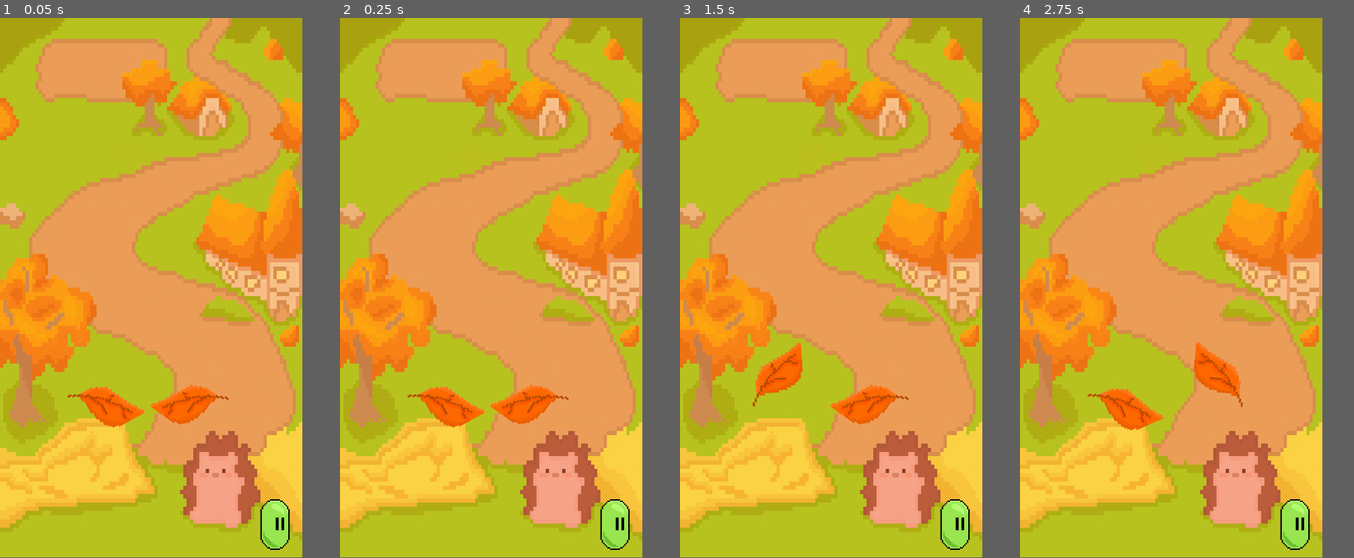
Above: before the commit, frames 1-4 (left to right).
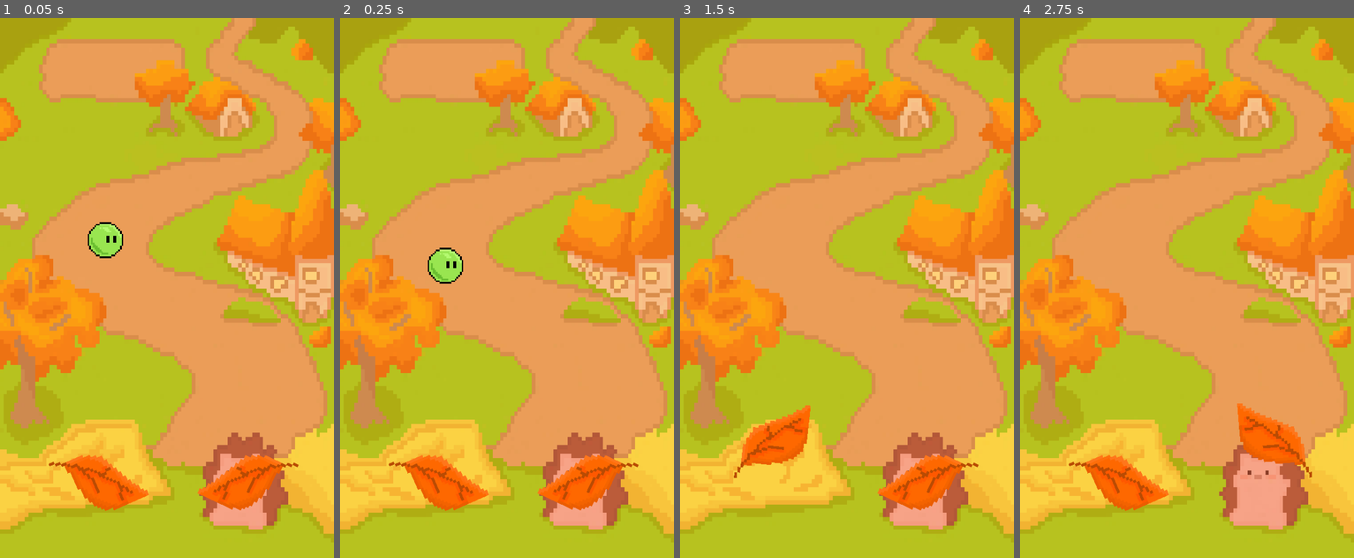
Above: after the commit, the same moments.

Repository: ILikeSloths24/HAVEN-GAME-JAM
Game: Godot game, scene res://SCENES/game.tscn
Same seed, same stepped clock (60 frames per second), same inputs: the game is played once before the commit and once after it. Before the commit the project starts from res://game.tscn.
Inputs:
- Up to frame 1 (0.05 s): no input
- Up to frame 2 (0.25 s): no input
- Up to frame 3 (1.5 s): hold E (Right flipper) 0.53-1.28 s; hold Q (Left flipper) from 1.28 s (still down)
- Up to frame 4 (2.75 s): tap Enter at 2 s; release Q (Left flipper) at 2.03 s; hold E (Right flipper) from 2.03 s (still down)
In our replay, the window is 449x799 before the commit and 496x800 after it. These sizes can differ from the game's own. Grey fills any space a smaller window leaves; there, only what the larger window draws over its background counts as a difference.

The runs differ from the first frame. In frame 1, 34% of the frame differs, in the area x 0-100%, y 0-99%; in frame 2, 34%; in frame 3, 34%; in frame 4, 34%.

Commit message:
added physics, ball, game works!!!

Diff:
--- /dev/null
+++ b/pin-bounce/SCENES/game.tscn
@@ -0,0 +1,115 @@
+[gd_scene format=3 uid="uid://cw0pdokp848m4"]
+
+[ext_resource type="Texture2D" uid="uid://b1q3sme4xomf6" path="res://ART/Pinball W background _).png" id="1_ltfqq"]
+[ext_resource type="Script" uid="uid://i1gpkv6ddi8t" path="res://SCRIPTS/flipper.gd" id="3_5j11q"]
+[ext_resource type="Texture2D" uid="uid://c0pekjhtv7svi" path="res://ART/635812117569314004_360.png" id="4_63oq4"]
+[ext_resource type="Script" uid="uid://djv833xpjlgfr" path="res://SCRIPTS/flipper_2.gd" id="5_f8h2c"]
+[ext_resource type="Texture2D" uid="uid://du4g5tvlsndfo" path="res://ART/i hope this works.png" id="6_fv040"]
+[ext_resource type="Texture2D" uid="uid://bk2u3vjwfev55" path="res://ART/Sprite-0004.png" id="7_ggca4"]
+
+[sub_resource type="RectangleShape2D" id="RectangleShape2D_7jktm"]
+size = Vector2(50, 28)
+
+[sub_resource type="PhysicsMaterial" id="PhysicsMaterial_5j11q"]
+friction = 0.02
+bounce = 0.05
+
+[sub_resource type="CircleShape2D" id="CircleShape2D_63oq4"]
+radius = 27.018513
+
+[sub_resource type="RectangleShape2D" id="RectangleShape2D_ltfqq"]
+size = Vector2(41, 920)
+
+[node name="Node2D" type="Node2D" unique_id=979197503]
+
+[node name="TextureRect" type="TextureRect" parent="." unique_id=105843388]
+anchors_preset = 15
+anchor_right = 1.0
+anchor_bottom = 1.0
+offset_left = -293.0
+offset_top = -395.0
+offset_right = 355.0
+offset_bottom = 757.0
+grow_horizontal = 2
+grow_vertical = 2
+scale = Vector2(0.83394516, 0.75709456)
+texture = ExtResource("1_ltfqq")
+metadata/_edit_use_anchors_ = true
+
+[node name="Camera2D" type="Camera2D" parent="." unique_id=1727861740]
+position = Vector2(-23, 40)
+scale = Vector2(0.94845325, 1.3277599)
+
+[node name="Flipper" type="RigidBody2D" parent="." unique_id=1440842092]
+position = Vector2(-191, 327)
+freeze = true
+freeze_mode = 1
+script = ExtResource("3_5j11q")
+
+[node name="CollisionShape2D" type="CollisionShape2D" parent="Flipper" unique_id=1208230825]
+position = Vector2(66.90106, -0.09893799)
+scale = Vector2(2.9600003, 2.9600003)
+shape = SubResource("RectangleShape2D_7jktm")
+
+[node name="Sprite2D" type="Sprite2D" parent="Flipper" unique_id=1918496878]
+position = Vector2(64.90106, 0.901062)
+rotation = -2.420959
+scale = Vector2(2.22, 2.22)
+texture = ExtResource("4_63oq4")
+
+[node name="Flipper2" type="RigidBody2D" parent="." unique_id=2013578115]
+position = Vector2(167, 326)
+freeze = true
+freeze_mode = 1
+script = ExtResource("5_f8h2c")
+
+[node name="CollisionShape2D" type="CollisionShape2D" parent="Flipper2" unique_id=1279118693]
+position = Vector2(-70.30723, 0.69277954)
+scale = Vector2(2.9600003, 2.9600003)
+shape = SubResource("RectangleShape2D_7jktm")
+
+[node name="Sprite2D" type="Sprite2D" parent="Flipper2" unique_id=273800345]
+position = Vector2(-66.30722, 0.69278145)
+rotation = 2.4462025
+scale = Vector2(2.22, 2.22)
+texture = ExtResource("6_fv040")
+
+[node name="Ball" type="RigidBody2D" parent="." unique_id=2008901649]
+position = Vector2(-122, -39)
+physics_material_override = SubResource("PhysicsMaterial_5j11q")
+gravity_scale = 1.5
+lock_rotation = true
+continuous_cd = 2
+
+[node name="CollisionShape2D" type="CollisionShape2D" parent="Ball" unique_id=1740048330]
+shape = SubResource("CircleShape2D_63oq4")
+
+[node name="Sprite2D" type="Sprite2D" parent="Ball" unique_id=218596478]
+position = Vector2(-43.000008, -20.000008)
+scale = Vector2(2.7499998, 2.7499998)
+texture = ExtResource("7_ggca4")
+
+[node name="StaticBody2D" type="StaticBody2D" parent="." unique_id=1699044917]
+
+[node name="CollisionShape2D" type="CollisionShape2D" parent="StaticBody2D" unique_id=625357927]
+position = Vector2(-311, 38)
+shape = SubResource("RectangleShape2D_ltfqq")
+
+[node name="CollisionShape2D2" type="CollisionShape2D" parent="StaticBody2D" unique_id=1939461391]
+position = Vector2(267, 32)
+shape = SubResource("RectangleShape2D_ltfqq")
+
+[node name="CollisionShape2D3" type="CollisionShape2D" parent="StaticBody2D" unique_id=1842466363]
+position = Vector2(-35, -411.99997)
+rotation = -1.5727174
+shape = SubResource("RectangleShape2D_ltfqq")
+
+[node name="CollisionShape2D4" type="CollisionShape2D" parent="StaticBody2D" unique_id=1258065452]
+position = Vector2(-601.99994, 99.000015)
+rotation = -1.0859029
+shape = SubResource("RectangleShape2D_ltfqq")
+
+[node name="CollisionShape2D5" type="CollisionShape2D" parent="StaticBody2D" unique_id=1027061042]
+position = Vector2(592, 133.99997)
+rotation = -1.9607728
+shape = SubResource("RectangleShape2D_ltfqq")
--- /dev/null
+++ b/pin-bounce/SCRIPTS/flipper.gd
@@ -0,0 +1,10 @@
+extends RigidBody2D
+
+@export var rest_angle := 25.0
+@export var up_angle := -35.0
+@export var speed := 1200.0
+@export var input_action := "Left flipper"
+
+func _physics_process(delta: float) -> void:
+	var target := up_angle if Input.is_action_pressed(input_action) else rest_angle
+	rotation_degrees = move_toward(rotation_degrees, target, speed * delta)
--- /dev/null
+++ b/pin-bounce/SCRIPTS/flipper_2.gd
@@ -0,0 +1,10 @@
+extends RigidBody2D
+
+@export var rest_angle := -25.0
+@export var up_angle := 35.0
+@export var speed := 1200.0
+@export var input_action := "Right flipper"
+
+func _physics_process(delta: float) -> void:
+	var target := up_angle if Input.is_action_pressed(input_action) else rest_angle
+	rotation_degrees = move_toward(rotation_degrees, target, speed * delta)
--- a/pin-bounce/flipper.gd
+++ /dev/null
@@ -1,17 +0,0 @@
-extends RigidBody2D
-
-var rotation_value = -15
-# Called every frame. 'delta' is the elapsed time since the previous frame.
-func _physics_process(delta):
-	if Input.is_action_pressed("Left flipper"):
-		if rotation_value > -45:
-			rotation_value -= 700 * delta
-		elif rotation_value <= -45:
-			rotation_value = -45
-	else:
-		if rotation_value < 15:
-			rotation_value += 700 * delta
-		if rotation >= 15:
-			rotation_value = 15
-
-	rotation_degrees = rotation_value
--- a/pin-bounce/flipper_2.gd
+++ /dev/null
@@ -1,17 +0,0 @@
-extends RigidBody2D
-
-var rotation_value = -15
-
-func _physics_process(delta):
-	if Input.is_action_pressed("Right flipper"):
-		if rotation_value < 45:
-			rotation_value += 700 * delta
-		else:
-			rotation_value = 45
-	else:
-		if rotation_value > -15:
-			rotation_value -= 700 * delta
-		else:
-			rotation_value = -15
-
-	rotation_degrees = rotation_value
--- a/pin-bounce/game.tscn
+++ /dev/null
@@ -1,230 +0,0 @@
-[gd_scene format=3 uid="uid://cw0pdokp848m4"]
-
-[ext_resource type="Texture2D" uid="uid://m0lwj7vrud8v" path="res://ART/slime idle animation.png" id="1_80nbo"]
-[ext_resource type="Texture2D" uid="uid://b1q3sme4xomf6" path="res://ART/Pinball W background _).png" id="1_ryrav"]
-[ext_resource type="Script" uid="uid://i1gpkv6ddi8t" path="res://flipper.gd" id="2_feb5d"]
-[ext_resource type="Texture2D" uid="uid://c0pekjhtv7svi" path="res://635812117569314004_360.png" id="3_fc0e3"]
-[ext_resource type="Script" uid="uid://djv833xpjlgfr" path="res://flipper_2.gd" id="4_fc0e3"]
-[ext_resource type="Texture2D" uid="uid://du4g5tvlsndfo" path="res://i hope this works.png" id="5_7jktm"]
-
-[sub_resource type="AtlasTexture" id="AtlasTexture_e2o6t"]
-atlas = ExtResource("1_80nbo")
-region = Rect2(0, 0, 128, 64)
-
-[sub_resource type="AtlasTexture" id="AtlasTexture_feb5d"]
-atlas = ExtResource("1_80nbo")
-region = Rect2(128, 0, 128, 64)
-
-[sub_resource type="AtlasTexture" id="AtlasTexture_fc0e3"]
-atlas = ExtResource("1_80nbo")
-region = Rect2(512, 0, 128, 64)
-
-[sub_resource type="AtlasTexture" id="AtlasTexture_7jktm"]
-atlas = ExtResource("1_80nbo")
-region = Rect2(384, 0, 128, 64)
-
-[sub_resource type="AtlasTexture" id="AtlasTexture_ryrav"]
-atlas = ExtResource("1_80nbo")
-region = Rect2(256, 0, 128, 64)
-
-[sub_resource type="AtlasTexture" id="AtlasTexture_eow3j"]
-atlas = ExtResource("1_80nbo")
-region = Rect2(640, 0, 128, 64)
-
-[sub_resource type="AtlasTexture" id="AtlasTexture_j5wjh"]
-atlas = ExtResource("1_80nbo")
-region = Rect2(768, 0, 128, 64)
-
-[sub_resource type="AtlasTexture" id="AtlasTexture_vef74"]
-atlas = ExtResource("1_80nbo")
-region = Rect2(896, 0, 128, 64)
-
-[sub_resource type="AtlasTexture" id="AtlasTexture_hve3p"]
-atlas = ExtResource("1_80nbo")
-region = Rect2(1024, 0, 128, 64)
-
-[sub_resource type="AtlasTexture" id="AtlasTexture_mfdv2"]
-atlas = ExtResource("1_80nbo")
-region = Rect2(1152, 0, 128, 64)
-
-[sub_resource type="AtlasTexture" id="AtlasTexture_iotsf"]
-atlas = ExtResource("1_80nbo")
-region = Rect2(1280, 0, 128, 64)
-
-[sub_resource type="AtlasTexture" id="AtlasTexture_lc2xo"]
-atlas = ExtResource("1_80nbo")
-region = Rect2(1408, 0, 128, 64)
-
-[sub_resource type="AtlasTexture" id="AtlasTexture_215e1"]
-atlas = ExtResource("1_80nbo")
-region = Rect2(1536, 0, 128, 64)
-
-[sub_resource type="AtlasTexture" id="AtlasTexture_7sc4i"]
-atlas = ExtResource("1_80nbo")
-region = Rect2(1664, 0, 128, 64)
-
-[sub_resource type="AtlasTexture" id="AtlasTexture_80cx4"]
-atlas = ExtResource("1_80nbo")
-region = Rect2(1792, 0, 128, 64)
-
-[sub_resource type="AtlasTexture" id="AtlasTexture_e8heu"]
-atlas = ExtResource("1_80nbo")
-region = Rect2(1920, 0, 128, 64)
-
-[sub_resource type="AtlasTexture" id="AtlasTexture_rvswv"]
-atlas = ExtResource("1_80nbo")
-region = Rect2(2176, 0, 128, 64)
-
-[sub_resource type="AtlasTexture" id="AtlasTexture_boyg6"]
-atlas = ExtResource("1_80nbo")
-region = Rect2(2048, 0, 128, 64)
-
-[sub_resource type="AtlasTexture" id="AtlasTexture_e36ub"]
-atlas = ExtResource("1_80nbo")
-region = Rect2(2304, 0, 128, 64)
-
-[sub_resource type="AtlasTexture" id="AtlasTexture_hb5m1"]
-atlas = ExtResource("1_80nbo")
-region = Rect2(2432, 0, 128, 64)
-
-[sub_resource type="AtlasTexture" id="AtlasTexture_x5p1p"]
-atlas = ExtResource("1_80nbo")
-region = Rect2(2560, 0, 128, 64)
-
-[sub_resource type="AtlasTexture" id="AtlasTexture_qhcbd"]
-atlas = ExtResource("1_80nbo")
-region = Rect2(2688, 0, 128, 64)
-
-[sub_resource type="SpriteFrames" id="SpriteFrames_f1jbl"]
-animations = [{
-"frames": [{
-"duration": 1.0,
-"texture": SubResource("AtlasTexture_e2o6t")
-}, {
-"duration": 1.0,
-"texture": SubResource("AtlasTexture_feb5d")
-}, {
-"duration": 1.0,
-"texture": SubResource("AtlasTexture_fc0e3")
-}, {
-"duration": 1.0,
-"texture": SubResource("AtlasTexture_7jktm")
-}, {
-"duration": 1.0,
-"texture": SubResource("AtlasTexture_ryrav")
-}, {
-"duration": 1.0,
-"texture": SubResource("AtlasTexture_eow3j")
-}, {
-"duration": 1.0,
-"texture": SubResource("AtlasTexture_j5wjh")
-}, {
-"duration": 1.0,
-"texture": SubResource("AtlasTexture_vef74")
-}, {
-"duration": 1.0,
-"texture": SubResource("AtlasTexture_hve3p")
-}, {
-"duration": 1.0,
-"texture": SubResource("AtlasTexture_mfdv2")
-}, {
-"duration": 1.0,
-"texture": SubResource("AtlasTexture_iotsf")
-}, {
-"duration": 1.0,
-"texture": SubResource("AtlasTexture_lc2xo")
-}, {
-"duration": 1.0,
-"texture": SubResource("AtlasTexture_215e1")
-}, {
-"duration": 1.0,
-"texture": SubResource("AtlasTexture_7sc4i")
-}, {
-"duration": 1.0,
-"texture": SubResource("AtlasTexture_80cx4")
-}, {
-"duration": 1.0,
-"texture": SubResource("AtlasTexture_e8heu")
-}, {
-"duration": 1.0,
-"texture": SubResource("AtlasTexture_rvswv")
-}, {
-"duration": 1.0,
-"texture": SubResource("AtlasTexture_boyg6")
-}, {
-"duration": 1.0,
-"texture": SubResource("AtlasTexture_e36ub")
-}, {
-"duration": 1.0,
-"texture": SubResource("AtlasTexture_hb5m1")
-}, {
-"duration": 1.0,
-"texture": SubResource("AtlasTexture_x5p1p")
-}, {
-"duration": 1.0,
-"texture": SubResource("AtlasTexture_qhcbd")
-}],
-"loop": true,
-"name": &"default",
-"speed": 15.0
-}]
-
-[sub_resource type="RectangleShape2D" id="RectangleShape2D_7jktm"]
-size = Vector2(50, 28)
-
-[node name="Node2D" type="Node2D" unique_id=979197503]
-
-[node name="TextureRect" type="TextureRect" parent="." unique_id=105843388]
-anchors_preset = 15
-anchor_right = 1.0
-anchor_bottom = 1.0
-offset_left = -324.0
-offset_top = -576.0
-offset_right = 324.0
-offset_bottom = 576.0
-grow_horizontal = 2
-grow_vertical = 2
-texture = ExtResource("1_ryrav")
-
-[node name="AnimatedSprite2D" type="AnimatedSprite2D" parent="." unique_id=999789391]
-position = Vector2(314.99997, 533)
-scale = Vector2(3.0000002, 3.0000002)
-sprite_frames = SubResource("SpriteFrames_f1jbl")
-frame = 12
-frame_progress = 0.3710832
-
-[node name="Camera2D" type="Camera2D" parent="." unique_id=1727861740]
-
-[node name="Flipper" type="RigidBody2D" parent="." unique_id=1440842092]
-position = Vector2(-156, 233)
-freeze = true
-freeze_mode = 1
-script = ExtResource("2_feb5d")
-
-[node name="CollisionShape2D" type="CollisionShape2D" parent="Flipper" unique_id=1208230825]
-position = Vector2(66.90106, -0.09893799)
-scale = Vector2(2.9600003, 2.9600003)
-shape = SubResource("RectangleShape2D_7jktm")
-
-[node name="Sprite2D" type="Sprite2D" parent="Flipper" unique_id=1918496878]
-position = Vector2(64.90106, 0.901062)
-rotation = -2.420959
-scale = Vector2(2.22, 2.22)
-texture = ExtResource("3_fc0e3")
-
-[node name="Flipper2" type="RigidBody2D" parent="." unique_id=2013578115]
-position = Vector2(144, 234)
-freeze = true
-freeze_mode = 1
-script = ExtResource("4_fc0e3")
-
-[node name="CollisionShape2D" type="CollisionShape2D" parent="Flipper2" unique_id=1279118693]
-position = Vector2(-70.30723, 0.69277954)
-scale = Vector2(2.9600003, 2.9600003)
-shape = SubResource("RectangleShape2D_7jktm")
-
-[node name="Sprite2D" type="Sprite2D" parent="Flipper2" unique_id=273800345]
-position = Vector2(-66.30722, 0.69278145)
-rotation = 2.4462025
-scale = Vector2(2.22, 2.22)
-texture = ExtResource("5_7jktm")
--- a/pin-bounce/project.godot
+++ b/pin-bounce/project.godot
@@ -13,12 +13,12 @@
 config/name="PinBounce"
 run/main_scene="uid://cw0pdokp848m4"
 config/features=PackedStringArray("4.6", "Forward Plus")
-config/icon="res://icon.svg"
+config/icon="res://ART/icon.svg"
 
 [display]
 
-window/size/viewport_width=648
-window/size/viewport_height=1152
+window/size/viewport_width=540
+window/size/viewport_height=870
 
 [input]
 
Renamed: pin-bounce/635812117569314004_360.png -> pin-bounce/ART/635812117569314004_360.png
Not shown, changed: pin-bounce/ART/635812117569314004_360.png.import
Binary file added: pin-bounce/ART/Sprite-0004.png
Not shown, changed: pin-bounce/ART/Sprite-0004.png.import
Renamed: pin-bounce/i hope this works.png -> pin-bounce/ART/i hope this works.png
Not shown, changed: pin-bounce/ART/i hope this works.png.import
Renamed: pin-bounce/icon.svg -> pin-bounce/ART/icon.svg
Not shown, changed: pin-bounce/ART/icon.svg.import
Renamed: pin-bounce/flipper.gd.uid -> pin-bounce/SCRIPTS/flipper.gd.uid
Renamed: pin-bounce/flipper_2.gd.uid -> pin-bounce/SCRIPTS/flipper_2.gd.uid
Renamed: pin-bounce/game.gd -> pin-bounce/SCRIPTS/game.gd
Renamed: pin-bounce/game.gd.uid -> pin-bounce/SCRIPTS/game.gd.uid
(and 3 more such lines)
